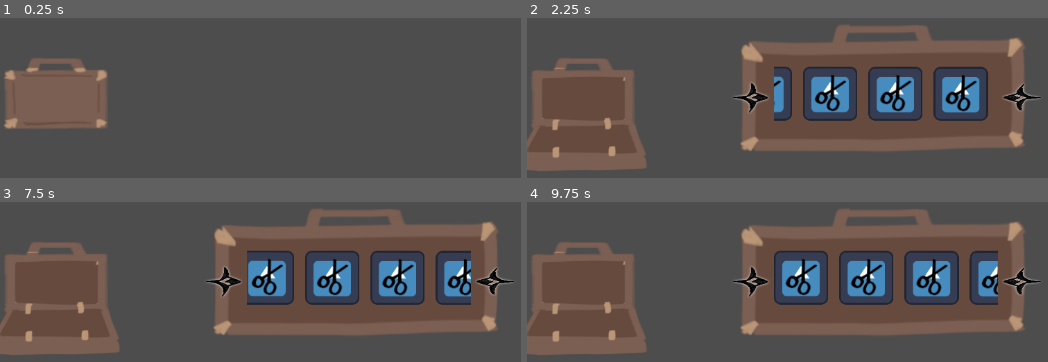
Above: before the commit, frames 1-4 (two rows, left to right).
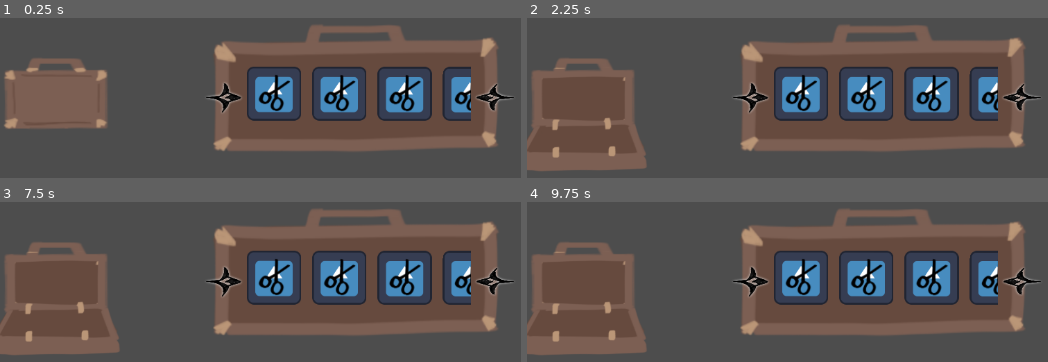
Above: after the commit, the same moments.

Repository: yaliu10/Escape-Room
Game: Godot game, scene res://Scenes/inventory.tscn
The game is run twice, just before and just after one commit, with the same random seed, the same clock (stepped at 60 frames per second) and the same inputs. This scene is started directly instead of the project's main scene. The engine's default icon, where the game draws it, is replaced by a stand-in: a white triangle on a blue panel in a dark square.
Inputs (mouse positions are in pixels of both pictures, inside the frame that each line leads up to):
- Up to frame 1 (0.25 s): no input
- Up to frame 2 (2.25 s): click (615, 115) at 0.5 s; click (751, 91) at 1.25 s; click (1021, 98) at 2 s
- Up to frame 3 (7.5 s): click (224, 275) at 2.75 s; click (494, 282) at 3.5 s; click (88, 299) at 4.25 s; click (88, 299) at 5 s; click (224, 275) at 5.75 s; click (494, 282) at 6.5 s; tap Enter at 7.25 s; move the mouse to (outside the picture) at 7.27 s; click (outside the picture) at 7.42 s
- Up to frame 4 (9.75 s): tap Space at 8, 9.5 s; move the mouse to (766, 312) at 8.02 s; click (766, 312) at 8.17 s; tap Enter at 8.75 s; move the mouse to (outside the picture) at 8.77 s; click (outside the picture) at 8.92 s; move the mouse to (outside the picture) at 9.52 s; click (outside the picture) at 9.67 s

The runs differ from the first frame. In frame 1, 33% of the frame differs, in the area x 39-99%, y 4-84%; in frame 2, 11%; in frame 3, 8.1%; in frame 4, nothing differs.
Error after the commit: Parse Error: Could not preload resource script "res://Scenes/slot.gd". (res://Scripts/inventory_container.gd:5)

Commit message:
changes
rnadome stuff

Diff:
--- a/escape-room/Scenes/inventory.tscn
+++ b/escape-room/Scenes/inventory.tscn
@@ -6,6 +6,7 @@
 [ext_resource type="Texture2D" uid="uid://cyamkeioip6ar" path="res://icon.svg" id="2_pmp0m"]
 [ext_resource type="Script" path="res://Scenes/briefcase_button.gd" id="5_dnto8"]
 [ext_resource type="Texture2D" uid="uid://d08gcrc25l3md" path="res://art/ph-item.PNG" id="5_f06vl"]
+[ext_resource type="Script" path="res://Scenes/slot.gd" id="5_kipm4"]
 
 [sub_resource type="StyleBoxEmpty" id="StyleBoxEmpty_epmdh"]
 
@@ -40,7 +41,6 @@
 [node name="Inventory" type="Node2D"]
 
 [node name="Inventory Container" type="TextureRect" parent="."]
-visible = false
 offset_left = 293.0
 offset_top = 151.0
 offset_right = 1935.0
@@ -93,6 +93,7 @@
 custom_minimum_size = Vector2(300, 200)
 layout_mode = 2
 theme_override_styles/panel = SubResource("StyleBoxTexture_0iu7h")
+script = ExtResource("5_kipm4")
 
 [node name="Item" type="TextureRect" parent="Inventory Container/ScrollContainer/HBoxContainer/Slot"]
 layout_mode = 0
--- /dev/null
+++ b/escape-room/Scenes/slot.gd
@@ -0,0 +1,9 @@
+extends Panel
+
+@onReady var item : TextureRect : $Item
+
+func pick_from_slot():
+	item.set.texture(null)
+
+func put_into_slot():
+	item.set.texture(new_texture)
--- a/escape-room/Scripts/inventory_container.gd
+++ b/escape-room/Scripts/inventory_container.gd
@@ -2,6 +2,14 @@
 
 @onready var scroll_container: ScrollContainer = $ScrollContainer
 @onready var briefcase_button: Button = %"Briefcase Button"
+const SlotClass = preload("res://Scenes/slot.gd")
+var temp_item_texture = null
+var current_slot = null
+var next_slot = null
+
+func _ready() -> void:
+	for h_slot in scroll_container.get_node("HBoxContainer").get_children():
+		h_slot.connect("gui_input")
 
 func _on_left_arrow_button_pressed() -> void:
 	var value = scroll_container.scroll_horizontal
Not shown: 1 places in escape-room/Scenes/inventory.tscn that only renumber resources
